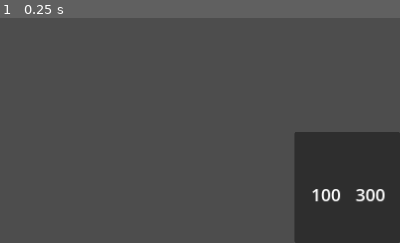
Above: before the commit, frame 1.
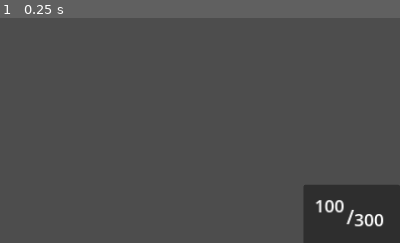
Above: after the commit, the same moment.

Repository: hfxbse/mparty
Game: Godot game, scene res://overlay/overlay.tscn
Two runs of this game, one before a commit and one after it. Both use one fixed random seed, a clock stepped at 60 frames per second and the inputs below. This scene is started directly instead of the project's main scene.
Inputs:
- Up to frame 1 (0.25 s): no input
The pictures show only the part of the screen within x 50-100%, y 50-100%; the shares and areas given below are measured in that part.

The runs differ from the first frame. In frame 1, 7.7% of the frame differs, in the area x 73-100%, y 50-100%.

Commit message:
small layout changes in overlay

Diff:
--- a/overlay/overlay.tscn
+++ b/overlay/overlay.tscn
@@ -1,9 +1,8 @@
-[gd_scene load_steps=5 format=3 uid="uid://d0srafpochl6y"]
+[gd_scene load_steps=4 format=3 uid="uid://d0srafpochl6y"]
 
-[ext_resource type="Texture2D" uid="uid://ckyo5673aivb1" path="res://Picture6.png" id="1_yyl4d"]
-[ext_resource type="Texture2D" uid="uid://bxdc70a6a0h2i" path="res://Picture5.png" id="2_2lj4e"]
+[ext_resource type="Texture2D" uid="uid://ckyo5673aivb1" path="res://Pictures/Picture6.png" id="1_yyl4d"]
+[ext_resource type="Texture2D" uid="uid://bxdc70a6a0h2i" path="res://Pictures/Picture5.png" id="2_2lj4e"]
 [ext_resource type="Script" path="res://overlay/GridContainer.gd" id="3_a58id"]
-[ext_resource type="Texture2D" uid="uid://d3cjtg6ldydik" path="res://Picture4.png" id="3_swgic"]
 
 [node name="gameOverlay" type="Node2D"]
 
@@ -118,34 +117,34 @@
 
 [node name="Rounds" type="Panel" parent="Panel"]
 layout_mode = 0
-offset_left = 1000.0
-offset_top = 488.0
+offset_left = 1013.0
+offset_top = 564.0
 offset_right = 1152.0
-offset_bottom = 648.0
+offset_bottom = 650.0
 
-[node name="TextureRect" type="TextureRect" parent="Panel/Rounds"]
-layout_mode = 0
-offset_left = 8.0
-offset_top = 8.0
-offset_right = 144.0
-offset_bottom = 152.0
-texture = ExtResource("3_swgic")
-expand_mode = 1
-
-[node name="Label" type="Label" parent="Panel/Rounds/TextureRect"]
+[node name="RoundStatus" type="Label" parent="Panel/Rounds"]
 layout_mode = 0
 offset_left = 16.0
-offset_top = 64.0
+offset_top = 12.0
 offset_right = 61.0
-offset_bottom = 104.0
+offset_bottom = 52.0
 theme_override_font_sizes/font_size = 25
 text = "100"
 
-[node name="Label2" type="Label" parent="Panel/Rounds/TextureRect"]
+[node name="MaxRounds" type="Label" parent="Panel/Rounds"]
 layout_mode = 0
-offset_left = 80.0
-offset_top = 64.0
-offset_right = 125.0
-offset_bottom = 104.0
+offset_left = 73.0
+offset_top = 32.0
+offset_right = 118.0
+offset_bottom = 72.0
 theme_override_font_sizes/font_size = 25
 text = "300"
+
+[node name="SeperateSign" type="Label" parent="Panel/Rounds"]
+layout_mode = 0
+offset_left = 62.0
+offset_top = 26.0
+offset_right = 102.0
+offset_bottom = 68.0
+theme_override_font_sizes/font_size = 28
+text = "/"
